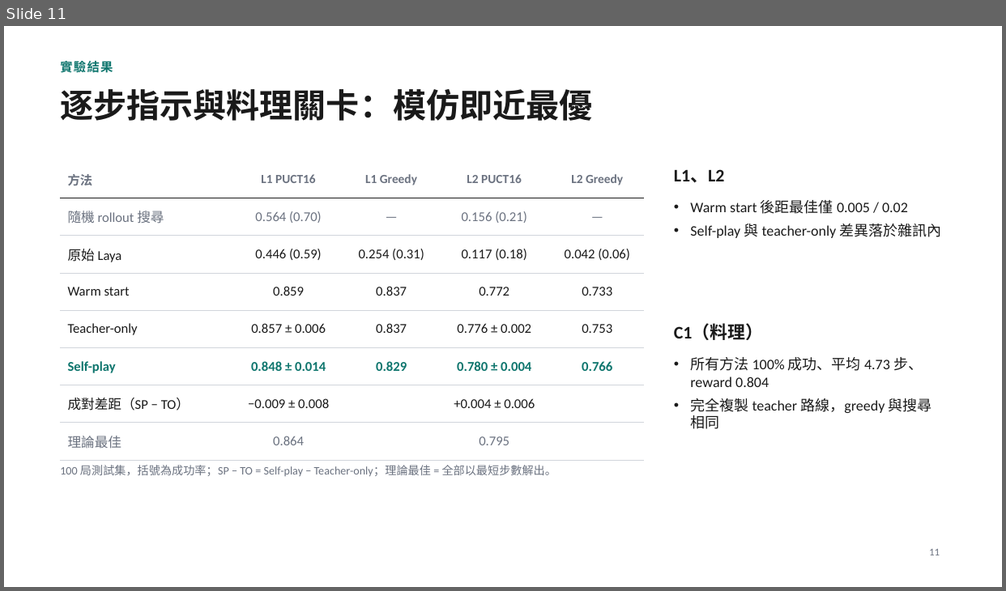
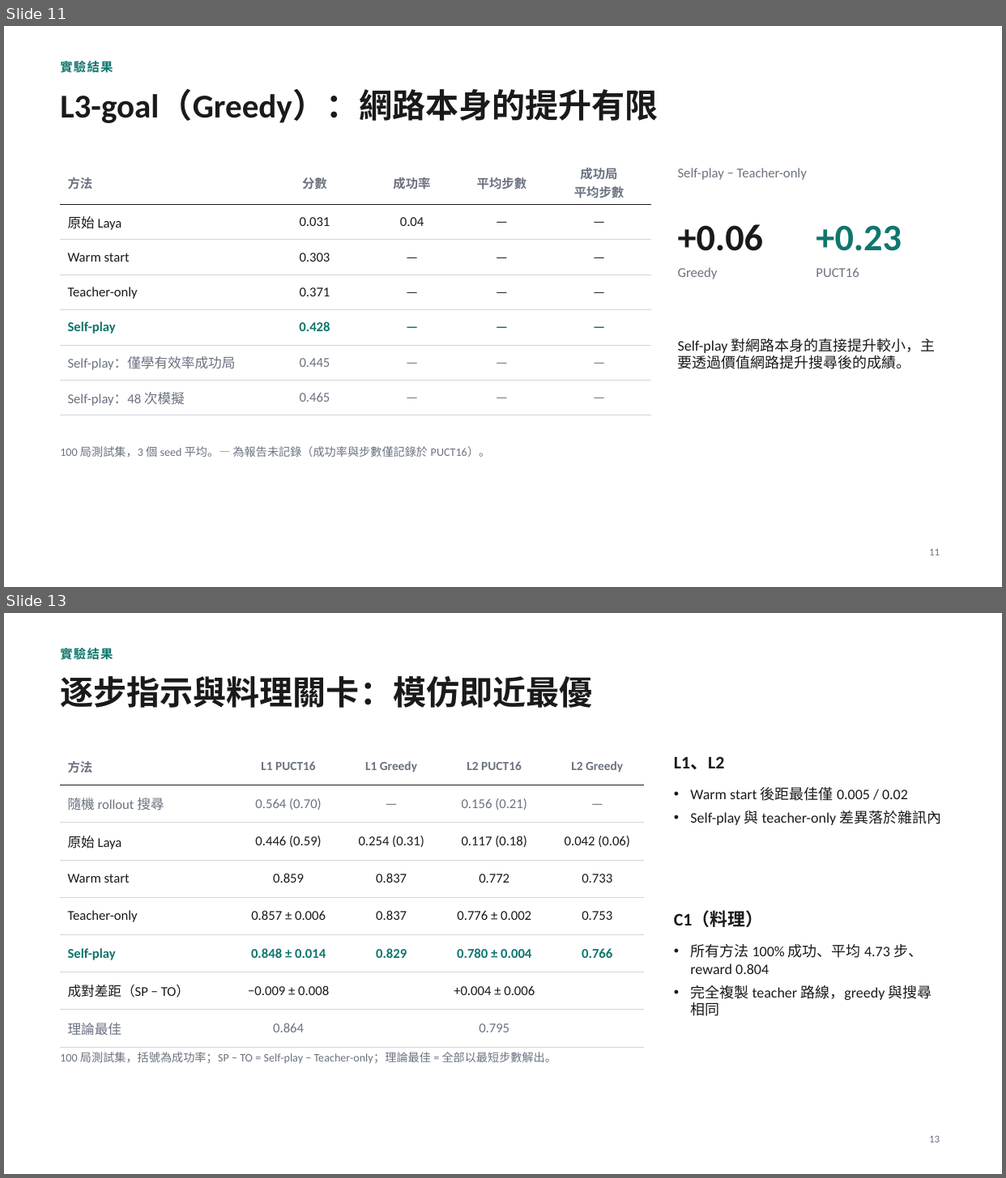
Before and after one commit to kthfan/mcts_laya, a slide deck: docs/project_slides_short.pptx. Shown one above the other, each under a label of ours: slide 11 before the commit, slides 11 and 13 after it; the slides between them are not shown. The pictures are 1006x591 and 1006x1178 pixels, drawn with LibreOffice and Linux fonts; fonts in the diff are those of the drawing. Boxes give left, top, right and bottom in pixels: in the first picture for what was removed or moved away, otherwise in the second. Text is boxed around its words. In the diff, an @@ line names an element or a change of style, - is before the commit and + after.

```diff
--- a/docs/project_slides_short.pptx
+++ b/docs/project_slides_short.pptx
@@ slide 11 added at (4,26,1002,587), background #FFFFFF @@
@@ text added at (60,61,113,73), 12 pt, text #0F766E, bold @@
+實驗結果
@@ title added at (60,90,658,123), 32 pt, text #1A1A1A, bold @@
+L3-goal（Greedy）：網路本身的提升有限
@@ table added at (60,160,651,409), 7 rows, 5 columns @@
+方法 | 分數 | 成功率 | 平均步數 | 成功局 / 平均步數
+原始 Laya | 0.031 | 0.04 | — | —
+Warm start | 0.303 | — | — | —
+Teacher-only | 0.371 | — | — | —
+Self-play | 0.428 | — | — | —
+Self-play：僅學有效率成功局 | 0.445 | — | — | —
+Self-play：48 次模擬 | 0.465 | — | — | —
@@ text added at (678,168,807,180), 13 pt, text #6B7280 @@
+Self-play − Teacher-only
@@ text added at (678,224,763,251), 36 pt, text #1A1A1A, bold @@
++0.06
@@ text added at (816,225,901,251), 36 pt, text #0F766E, bold @@
++0.23
@@ text added at (678,267,718,280), 13 pt, text #6B7280 @@
+Greedy
@@ text added at (816,268,859,277), 13 pt, text #6B7280 @@
+PUCT16
@@ text added at (678,339,936,369), 14 pt, text #1A1A1A @@
+Self-play 對網路本身的直接提升較小，主要透過價值網路提升搜尋後的成績。
@@ text added at (60,446,491,457), 11 pt, text #6B7280 @@
+100 局測試集，3 個 seed 平均。— 為報告未記錄（成功率與步數僅記錄於 PUCT16）。
@@ page number added at (929,549,940,556), 10 pt, text #6B7280 @@
+11
@@ what was slide 11 is now slide 13 @@
@@ page number at (929,1136,940,1143): text changed @@
-11
+13
```
Also in this commit, not shown: 4 slides changed, 2 other slides added.
